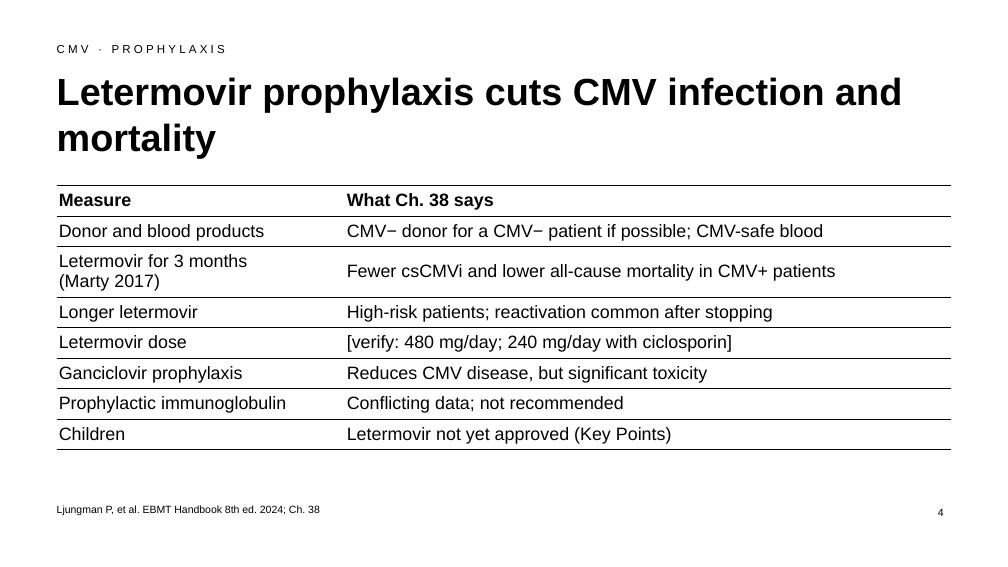
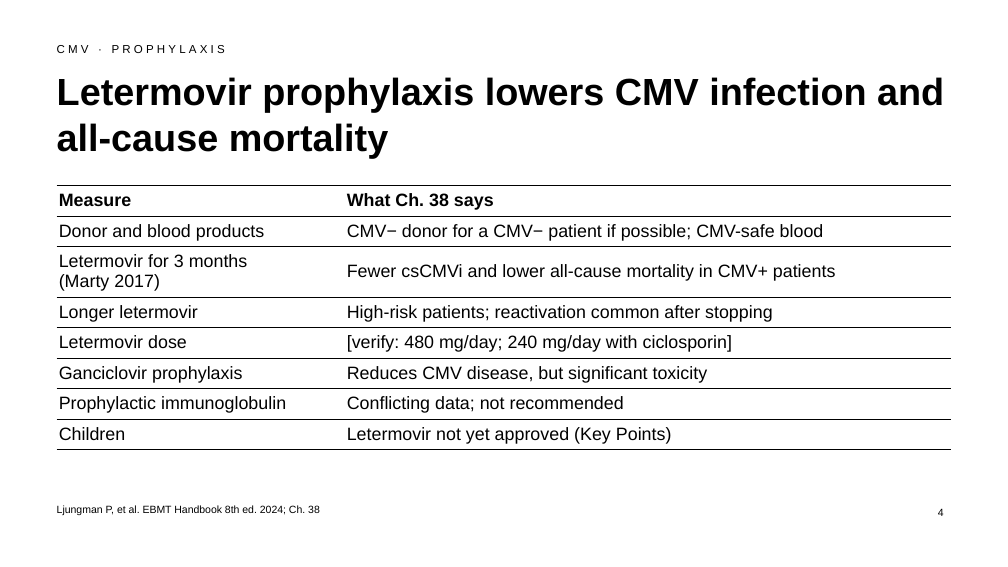
Before and after one commit to htlin222/ebmt-handbook-skill, a slide deck: slide 4 of slides/decks/s09-viral-infections-ptld.pptx. Drawn at 1008x567 pixels with LibreOffice and Linux fonts; fonts in the diff are those of the drawing. Boxes give left, top, right and bottom in pixels: in the first picture for what was removed or moved away, otherwise in the second. Text is boxed around its words. In the diff, an @@ line names an element or a change of style, - is before the commit and + after.

```diff
--- a/slides/decks/s09-viral-infections-ptld.pptx
+++ b/slides/decks/s09-viral-infections-ptld.pptx
@@ title at [57, 77, 944, 158]: text changed @@
-Letermovir prophylaxis cuts CMV infection and mortality
+Letermovir prophylaxis lowers CMV infection and all-cause mortality
```
Also in this commit, not shown: 8 other slides changed, 2 other files.
